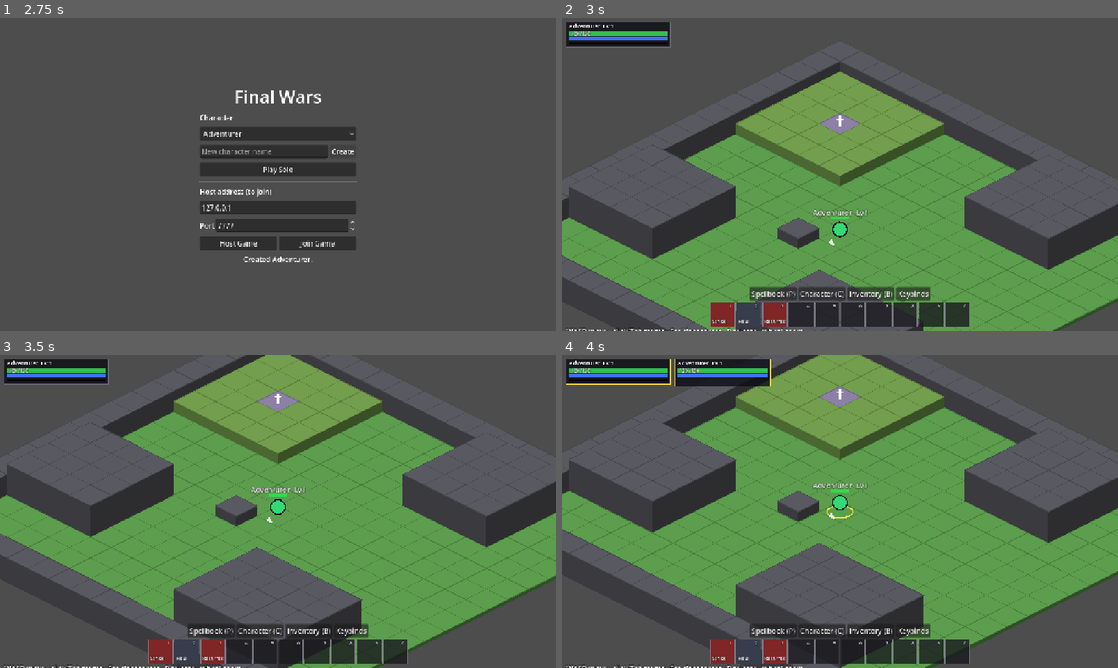
Above: before the commit, frames 1-4 (two rows, left to right).
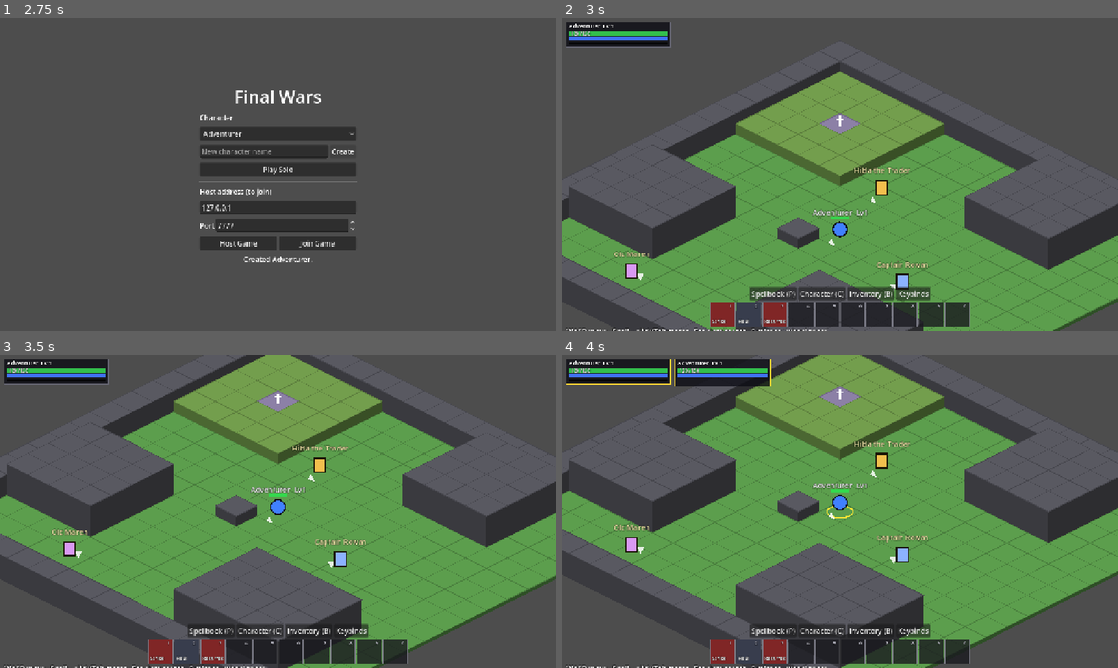
Above: after the commit, the same moments.

Repository: victorduvergermacarons-lang/Final-Wars
Game: Godot game, scene res://scenes/main.tscn
The game is run twice, just before and just after one commit, with the same random seed, the same clock (stepped at 60 frames per second) and the same inputs.
Inputs (mouse positions are in pixels of both pictures, inside the frame that each line leads up to):
- Up to frame 1 (2.75 s): click (266, 149) at 0.52 s; type "Alex" at 0.6 s; click "Create" at 1.25 s; click "Create" at 2 s
- Up to frame 2 (3 s): click "Play Solo" at 2.75 s
- Up to frame 3 (3.5 s): no input
- Up to frame 4 (4 s): tap Enter at 3.5 s; drag from (617, 370) to (895, 442) at 3.52 s

Frame 1 is identical in both runs. In frame 2, 1.0% of the frame differs, in the area x 9-66%, y 47-100%; in frame 3, 1.0%, in the area x 9-66%, y 28-100%; in frame 4, 1.0%.

Commit message:
M2 step 8: town NPCs, talking and the dialogue box
- NpcDef/NpcSpawn content; Npc actors on a new NEUTRAL team: never
  hostile, not anyone's ally (can't be struck, healed or resurrected),
  solid, ignored by enemy AI; replicated in snapshots
- Talk intent (host checks you're within 2 tiles) -> dialogue event
- Client: E talks to the NPC in front of you or the nearest in reach,
  right-click an NPC to talk; NPCs drawn as named colored figures with an
  overhead marker slot (filled by quests later); dialogue box with the
  NPC's greeting and options, closing on Goodbye, Esc or walking away
- Millbrook townsfolk: Hilda the Trader, Captain Rowan, Old Maren
- Tests (259 passing); 4-player network check passes; README; CLAUDE.md
  decision order fixed

Co-Authored-By: Claude Opus 5.5 <noreply@anthropic.com>
Claude-Session: https://claude.ai/code/session_01NkxcXD4xqQYvGrzBVzDJEX

Diff:
--- a/autoload/content_db.gd
+++ b/autoload/content_db.gd
@@ -10,6 +10,7 @@
 	"heroes": "res://content/heroes",
 	"zones": "res://content/zones",
 	"buffs": "res://content/buffs",
+	"npcs": "res://content/npcs",
 }
 
 var rules: CombatRules
@@ -19,6 +20,7 @@
 var heroes := {} # id -> HeroDef
 var zones := {} # id -> ZoneDef
 var buffs := {} # id -> BuffDef
+var npcs := {} # id -> NpcDef
 
 
 func _init() -> void:
@@ -33,6 +35,7 @@
 	heroes = _load_dir(DIRS.heroes)
 	zones = _load_dir(DIRS.zones)
 	buffs = _load_dir(DIRS.buffs)
+	npcs = _load_dir(DIRS.npcs)
 
 
 ## Every problem found in the loaded content; empty when all is valid.
--- /dev/null
+++ b/content/npcs/hilda.tres
@@ -0,0 +1,10 @@
+[gd_resource type="Resource" script_class="NpcDef" format=3]
+
+[ext_resource type="Script" path="res://data/defs/npc_def.gd" id="1_s7o53"]
+
+[resource]
+script = ExtResource("1_s7o53")
+id = &"hilda"
+display_name = "Hilda the Trader"
+greeting = "Welcome to Millbrook, traveler! I buy what you find out there and sell what you'll need to stay alive."
+color = Color(0.95, 0.75, 0.3, 1)
--- /dev/null
+++ b/content/npcs/maren.tres
@@ -0,0 +1,10 @@
+[gd_resource type="Resource" script_class="NpcDef" format=3]
+
+[ext_resource type="Script" path="res://data/defs/npc_def.gd" id="1_fkq63"]
+
+[resource]
+script = ExtResource("1_fkq63")
+id = &"maren"
+display_name = "Old Maren"
+greeting = "Mind the old graveyard, child. The dead rest easy here — it's the living out east who worry me."
+color = Color(0.85, 0.6, 0.95, 1)
--- /dev/null
+++ b/content/npcs/rowan.tres
@@ -0,0 +1,10 @@
+[gd_resource type="Resource" script_class="NpcDef" format=3]
+
+[ext_resource type="Script" path="res://data/defs/npc_def.gd" id="1_c5qbx"]
+
+[resource]
+script = ExtResource("1_c5qbx")
+id = &"rowan"
+display_name = "Captain Rowan"
+greeting = "The wolves of Greenfields grow bolder every week. If you can swing a blade, the town could use you."
+color = Color(0.55, 0.7, 1, 1)
--- a/content/zones/town.tres
+++ b/content/zones/town.tres
@@ -2,7 +2,11 @@
 
 [ext_resource type="Script" path="res://data/defs/enemy_spawn.gd" id="1_2fnh5"]
 [ext_resource type="Script" path="res://data/defs/zone_exit.gd" id="2_y0t6g"]
+[ext_resource type="Script" path="res://data/defs/npc_spawn.gd" id="3_tkbid"]
 [ext_resource type="Script" path="res://data/defs/zone_def.gd" id="3_wnr1j"]
+[ext_resource type="Resource" path="res://content/npcs/hilda.tres" id="4_vw8t0"]
+[ext_resource type="Resource" path="res://content/npcs/rowan.tres" id="5_doncu"]
+[ext_resource type="Resource" path="res://content/npcs/maren.tres" id="6_r84m8"]
 
 [sub_resource type="Resource" id="Resource_pbduo"]
 script = ExtResource("2_y0t6g")
@@ -22,6 +26,23 @@
 to_zone = &"greenfields"
 to_tile = Vector2i(1, 26)
 
+[sub_resource type="Resource" id="Resource_s6khj"]
+script = ExtResource("3_tkbid")
+npc = ExtResource("4_vw8t0")
+tile = Vector2i(7, 5)
+
+[sub_resource type="Resource" id="Resource_jwu2k"]
+script = ExtResource("3_tkbid")
+npc = ExtResource("5_doncu")
+tile = Vector2i(12, 9)
+facing = Vector2i(-1, 0)
+
+[sub_resource type="Resource" id="Resource_jijvu"]
+script = ExtResource("3_tkbid")
+npc = ExtResource("6_r84m8")
+tile = Vector2i(5, 15)
+facing = Vector2i(0, -1)
+
 [resource]
 script = ExtResource("3_wnr1j")
 id = &"town"
@@ -31,3 +52,4 @@
 graveyards = Array[Vector2i]([Vector2i(3, 3)])
 hero_spawns = Array[Vector2i]([Vector2i(8, 8), Vector2i(9, 8), Vector2i(8, 10), Vector2i(9, 10)])
 exits = Array[ExtResource("2_y0t6g")]([SubResource("Resource_pbduo"), SubResource("Resource_tkbid"), SubResource("Resource_vw8t0")])
+npcs = Array[ExtResource("3_tkbid")]([SubResource("Resource_s6khj"), SubResource("Resource_jwu2k"), SubResource("Resource_jijvu")])
--- /dev/null
+++ b/data/defs/npc_def.gd
@@ -0,0 +1,10 @@
+class_name NpcDef
+extends Resource
+## A friendly townsperson. Vendors and quest givers get their extra roles from
+## other definitions (vendor stock, quests) that point back at the NPC's id.
+
+@export var id: StringName = &""
+@export var display_name: String = ""
+## What the NPC says when you talk to them.
+@export_multiline var greeting: String = ""
+@export var color: Color = Color(0.95, 0.8, 0.3)
--- /dev/null
+++ b/data/defs/npc_spawn.gd
@@ -0,0 +1,7 @@
+class_name NpcSpawn
+extends Resource
+## Places an NPC in a zone.
+
+@export var npc: NpcDef
+@export var tile: Vector2i = Vector2i.ZERO
+@export var facing: Vector2i = Vector2i.DOWN
--- a/data/defs/zone_def.gd
+++ b/data/defs/zone_def.gd
@@ -16,6 +16,7 @@
 @export var hero_spawns: Array[Vector2i] = []
 @export var enemy_spawns: Array[EnemySpawn] = []
 @export var exits: Array[ZoneExit] = []
+@export var npcs: Array[NpcSpawn] = []
 
 const HEIGHT_CHARS := "0123456789abcdefghijklmnopqrstuvwxyz"
 
@@ -53,6 +54,9 @@
 	for p in graveyards + hero_spawns:
 		if p.x < 0 or p.y < 0 or p.x >= w or p.y >= height_rows.size():
 			errors.append("%s: point %s out of bounds" % [id, p])
+	for n in npcs:
+		if n == null or n.npc == null:
+			errors.append("%s: NPC spawn without an NPC" % id)
 	for e in exits:
 		if e == null or e.to_zone == &"":
 			errors.append("%s: exit without a destination" % id)
--- a/input/client_state.gd
+++ b/input/client_state.gd
@@ -4,6 +4,8 @@
 
 var target_id: int = -1
 var action_bar := ActionBarModel.new()
+## Overhead marker per NPC def id ("!" quest available, "?" turn-in ready). Set by the quest UI.
+var npc_markers := {}
 ## Short-lived error shown mid-screen ("Out of range"), with the time it appeared.
 var error_text := ""
 var error_at := -100.0
--- a/input/input_actions.gd
+++ b/input/input_actions.gd
@@ -22,6 +22,7 @@
 	&"toggle_spellbook": [KEY_P],
 	&"toggle_character": [KEY_C],
 	&"toggle_inventory": [KEY_B],
+	&"interact": [KEY_E],
 }
 
 
--- a/input/player_input.gd
+++ b/input/player_input.gd
@@ -94,6 +94,12 @@
 		client.target_id = -1
 	elif event.is_action_pressed(&"release"):
 		session.send_intent({"type": "release"})
+	elif event.is_action_pressed(&"interact"):
+		talk_to_nearest()
+	elif event is InputEventMouseButton and event.pressed and event.button_index == MOUSE_BUTTON_RIGHT:
+		var picked: Actor = view.actor_at(view.get_global_mouse_position())
+		if picked is Npc:
+			session.send_intent({"type": "talk", "npc": picked.id})
 	else:
 		for i in ActionBarModel.SLOT_COUNT:
 			if event.is_action_pressed(InputActions.slot_action(i), false, true):
@@ -126,6 +132,29 @@
 	session.send_intent({"type": "cast", "ability": ability.id, "target": picked.target})
 
 
+## E: talk to the NPC in front of you, or the nearest one within reach.
+func talk_to_nearest() -> void:
+	var hero: Hero = session.local_hero()
+	if hero == null:
+		return
+	var best: Actor = null
+	for a in session.actors():
+		if not (a is Npc):
+			continue
+		var d := GridModel.distance(hero.tile(), a.tile())
+		if d > WorldSim.TALK_RANGE:
+			continue
+		if a.tile() == hero.front_tile():
+			best = a
+			break
+		if best == null or d < GridModel.distance(hero.tile(), best.tile()):
+			best = a
+	if best == null:
+		client.error("There's no one to talk to here")
+		return
+	session.send_intent({"type": "talk", "npc": best.id})
+
+
 func _target_next_enemy() -> void:
 	var hero: Hero = session.local_hero()
 	var candidates: Array = []
--- a/input/targeting.gd
+++ b/input/targeting.gd
@@ -16,10 +16,10 @@
 				return {"target": -1, "error": "No enemy targeted"}
 			return {"target": target.id, "error": ""}
 		AbilityDef.TargetType.ALLY:
-			var friendly := target != null and not hero.is_hostile_to(target) and target.alive
+			var friendly := target != null and hero.is_ally_of(target) and target.alive
 			return {"target": target.id if friendly else hero.id, "error": ""}
 		AbilityDef.TargetType.DEAD_ALLY:
-			if target == null or hero.is_hostile_to(target) or target.alive:
+			if target == null or not hero.is_ally_of(target) or target.alive:
 				return {"target": -1, "error": "Target a fallen ally"}
 			return {"target": target.id, "error": ""}
 	return {"target": -1, "error": "Invalid target"}
--- a/net/client_world.gd
+++ b/net/client_world.gd
@@ -129,6 +129,9 @@
 func _create(d: Dictionary) -> Actor:
 	if d.kind == Snapshot.KIND_HERO:
 		return Hero.new(d.id)
+	if d.kind == Snapshot.KIND_NPC:
+		var npc_def: NpcDef = content.npcs.get(StringName(d.def))
+		return Npc.new(d.id, npc_def) if npc_def != null else null
 	var def: EnemyDef = content.enemies.get(StringName(d.def))
 	if def == null:
 		push_warning("Unknown enemy type %s" % d.def)
--- a/net/intents.gd
+++ b/net/intents.gd
@@ -35,6 +35,9 @@
 			out.target = raw.get("target", -1)
 		"release":
 			pass
+		"talk":
+			if not _ints(raw, out, ["npc"]):
+				return {}
 		"equip":
 			if not _ints(raw, out, ["bag_index"], ["slot"]):
 				return {}
--- a/net/snapshot.gd
+++ b/net/snapshot.gd
@@ -7,6 +7,7 @@
 
 const KIND_HERO := 0
 const KIND_ENEMY := 1
+const KIND_NPC := 2
 
 
 static func capture(world: WorldSim, viewer_id: int) -> Dictionary:
@@ -41,6 +42,11 @@
 		d.state = int(enemy.state)
 		d.spawn = enemy.spawn_tile
 		actors.append(d)
+	for npc in world.npcs():
+		var d := _actor(npc)
+		d.kind = KIND_NPC
+		d.def = npc.def.id
+		actors.append(d)
 	var projectiles: Array = world.projectiles().map(func(p): return p.to_dict())
 	return {"tick": world.tick_count, "now": world.now, "zone": world.zone.id, "actors": actors,
 			"projectiles": projectiles}
--- a/sim/combat/ability_resolver.gd
+++ b/sim/combat/ability_resolver.gd
@@ -110,9 +110,9 @@
 		AbilityDef.TargetType.ENEMY:
 			return target.alive and caster.is_hostile_to(target) and not target.evading
 		AbilityDef.TargetType.ALLY:
-			return target.alive and not caster.is_hostile_to(target)
+			return target.alive and caster.is_ally_of(target)
 		AbilityDef.TargetType.DEAD_ALLY:
-			return not target.alive and not caster.is_hostile_to(target)
+			return not target.alive and caster.is_ally_of(target)
 	return false
 
 
--- a/sim/combat/ability_shapes.gd
+++ b/sim/combat/ability_shapes.gd
@@ -11,7 +11,7 @@
 	if ability.target == AbilityDef.TargetType.ENEMY:
 		return caster.is_hostile_to(actor) and not actor.evading
 	if ability.target == AbilityDef.TargetType.ALLY:
-		return not caster.is_hostile_to(actor)
+		return caster.is_ally_of(actor)
 	return false
 
 
--- a/sim/entities/actor.gd
+++ b/sim/entities/actor.gd
@@ -7,6 +7,7 @@
 enum Team {
 	HEROES,
 	ENEMIES,
+	NEUTRAL, ## NPCs: nobody's friend or foe.
 }
 
 var id: int = 0
@@ -73,7 +74,12 @@
 
 
 func is_hostile_to(other: Actor) -> bool:
-	return team != other.team
+	return team != other.team and team != Team.NEUTRAL and other.team != Team.NEUTRAL
+
+
+## Same side (heroes with heroes, enemies with enemies); neutral is no one's ally.
+func is_ally_of(other: Actor) -> bool:
+	return team == other.team and team != Team.NEUTRAL
 
 
 func die() -> void:
--- /dev/null
+++ b/sim/entities/npc.gd
@@ -0,0 +1,12 @@
+class_name Npc
+extends Actor
+## A neutral townsperson: never hostile, can't be attacked or healed, stands still.
+
+var def: NpcDef
+
+
+func _init(p_id: int = 0, p_def: NpcDef = null, tile: Vector2i = Vector2i.ZERO) -> void:
+	def = p_def if p_def != null else NpcDef.new()
+	super(p_id, Team.NEUTRAL, StatBlock.make({Stat.Id.HP: 1}))
+	display_name = def.display_name
+	move.place(tile)
--- a/sim/world_sim.gd
+++ b/sim/world_sim.gd
@@ -7,6 +7,7 @@
 ##   {"type": "face", "dir": Vector2i}        (turn in place; free)
 ##   {"type": "cast", "ability": StringName, "target": int}   (target -1 = none/self)
 ##   {"type": "release"}
+##   {"type": "talk", "npc": int}            (within TALK_RANGE tiles)
 ##   {"type": "equip", "bag_index": int, "slot": EquipSlot.Id (optional)}
 ##   {"type": "unequip", "slot": EquipSlot.Id}   (into the bag)
 ##   {"type": "move_item", "from": int, "to": int}   (bag slots: swap or merge)
@@ -26,6 +27,7 @@
 var ids: IdSource
 var _heroes := {} # id -> Hero
 var _enemies := {} # id -> Enemy
+var _npcs := {} # id -> Npc
 var _intents: Array = [] # [hero_id, intent]
 ## One-time world events that have happened (e.g. a quest that changes the world).
 ## Saved by the host. Keys are event ids, values are true or small plain data.
@@ -50,6 +52,11 @@
 	ctx = CombatContext.new(grid, rules, rng)
 	for spawn in zone.enemy_spawns:
 		add_enemy(spawn.enemy, spawn.tile)
+	for spawn in zone.npcs:
+		var npc := Npc.new(_take_id(), spawn.npc, spawn.tile)
+		npc.face(spawn.facing)
+		_npcs[npc.id] = npc
+		ctx.add_actor(npc)
 
 
 # --- Actors -----------------------------------------------------------------
@@ -128,6 +135,13 @@
 	var out: Array[Hero] = []
 	for id in _sorted(_heroes):
 		out.append(_heroes[id])
+	return out
+
+
+func npcs() -> Array[Npc]:
+	var out: Array[Npc] = []
+	for id in _sorted(_npcs):
+		out.append(_npcs[id])
 	return out
 
 
@@ -341,6 +355,8 @@
 			reason = _intent_cast(hero, intent.get("ability", &""), intent.get("target", -1))
 		"release":
 			reason = _intent_release(hero)
+		"talk":
+			reason = _intent_talk(hero, intent.get("npc", -1))
 		"equip":
 			reason = _intent_equip(hero, intent.get("bag_index", -1), intent.get("slot", -1))
 		"unequip":
@@ -402,6 +418,21 @@
 	return ""
 
 
+const TALK_RANGE := 2
+
+
+func _intent_talk(hero: Hero, npc_id: int) -> String:
+	if not hero.alive:
+		return "dead"
+	var npc: Npc = _npcs.get(npc_id)
+	if npc == null:
+		return "no_npc"
+	if GridModel.distance(hero.tile(), npc.tile()) > TALK_RANGE:
+		return "too_far"
+	emit({"type": "dialogue", "target": hero.id, "npc": npc.id, "def": npc.def.id})
+	return ""
+
+
 func _intent_release(hero: Hero) -> String:
 	if hero.alive:
 		return "not_dead"
--- a/tests/integration/test_game_smoke.gd
+++ b/tests/integration/test_game_smoke.gd
@@ -76,6 +76,18 @@
 	SettingsStore.load_action_bar(reloaded, SETTINGS)
 	assert_eq(reloaded.slots, game.client.action_bar.slots)
 
+	# Talking to Hilda opens the dialogue box; walking away closes it.
+	hero.move.place(Vector2i(7, 7))
+	hero.face(Vector2i.UP)
+	input.talk_to_nearest()
+	await wait_physics_frames(6)
+	await wait_process_frames(1)
+	assert_true(hud.dialogue.visible, "dialogue opened")
+	assert_eq(hud.dialogue.current_npc().def.id, &"hilda")
+	hero.move.place(Vector2i(14, 16))
+	await wait_process_frames(2)
+	assert_false(hud.dialogue.visible, "closed after walking away")
+
 	# Leaving town through the east exit switches the map.
 	var old_view := game.get_node("WorldView")
 	hero.move.place(Vector2i(16, 9))
--- /dev/null
+++ b/tests/unit/test_npcs.gd
@@ -0,0 +1,85 @@
+extends GutTest
+## Town NPCs: neutral, solid, talkable within range.
+
+const ContentDBScript := preload("res://autoload/content_db.gd")
+
+var db
+var world: World
+var hero: Hero
+var town: WorldSim
+
+
+func before_all() -> void:
+	db = ContentDBScript.new()
+
+
+func after_all() -> void:
+	db.free()
+
+
+func before_each() -> void:
+	world = World.new(db.zones.values(), db.rules, 1, &"town")
+	hero = world.add_saved_hero(CharacterData.new_character("Zed", db.heroes[&"adventurer"]), db)
+	town = world.zone(&"town")
+
+
+func _npc(id: StringName) -> Npc:
+	for n in town.npcs():
+		if n.def.id == id:
+			return n
+	return null
+
+
+func test_town_has_a_vendor_and_two_quest_givers() -> void:
+	assert_eq(town.npcs().size(), 3)
+	assert_not_null(_npc(&"hilda"))
+	assert_not_null(_npc(&"rowan"))
+	assert_not_null(_npc(&"maren"))
+
+
+func test_npcs_are_neutral_and_solid() -> void:
+	var rowan := _npc(&"rowan")
+	assert_false(hero.is_hostile_to(rowan))
+	assert_false(hero.is_ally_of(rowan))
+	assert_true(town.is_occupied(rowan.tile()))
+
+
+func test_npcs_cant_be_healed_or_struck() -> void:
+	var rowan := _npc(&"rowan")
+	hero.move.place(rowan.tile() + Vector2i.RIGHT)
+	hero.face(Vector2i.LEFT)
+	var heal: AbilityDef = db.abilities[&"heal"]
+	assert_eq(AbilityResolver.validate(town.ctx, hero, heal, rowan), AbilityResolver.Result.INVALID_TARGET)
+	assert_null(AbilityShapes.front_victim(town.ctx, hero, db.abilities[&"strike"]), "strike ignores NPCs")
+	assert_eq(Targeting.pick(hero, heal, rowan).target, hero.id, "heal falls back to self")
+
+
+func test_talking_needs_to_be_close() -> void:
+	var hilda := _npc(&"hilda")
+	world.submit(hero.id, {"type": "talk", "npc": hilda.id})
+	var events := world.step()
+	assert_true(events.any(func(e): return e.type == "rejected" and e.reason == "too_far"))
+	hero.move.place(hilda.tile() + Vector2i(0, 2))
+	world.submit(hero.id, {"type": "talk", "npc": hilda.id})
+	events = world.step()
+	var talk := events.filter(func(e): return e.type == "dialogue")
+	assert_eq(talk.size(), 1)
+	assert_eq(talk[0].def, &"hilda")
+
+
+func test_npcs_are_in_snapshots_and_rebuilt_on_clients() -> void:
+	var mirror := ClientWorld.new(town.zone, db.rules, db)
+	mirror.local_hero_id = hero.id
+	mirror.apply_snapshot(Snapshot.capture(town, hero.id))
+	var npcs := mirror.actors().filter(func(a): return a is Npc)
+	assert_eq(npcs.size(), 3)
+	assert_eq(npcs.map(func(n): return n.def.id).has(&"maren"), true)
+
+
+func test_enemies_ignore_npcs() -> void:
+	var gf := world.zone(&"greenfields")
+	var wolf: Enemy = gf.enemies()[0]
+	var npc := Npc.new(999, db.npcs[&"maren"], wolf.tile() + Vector2i.LEFT)
+	gf.ctx.add_actor(npc)
+	gf.advance(1.0)
+	assert_eq(wolf.state, Enemy.State.IDLE, "an NPC next to a wolf doesn't aggro it")
--- a/tests/unit/test_world_zones.gd
+++ b/tests/unit/test_world_zones.gd
@@ -86,7 +86,9 @@
 func test_snapshot_only_contains_the_viewers_zone() -> void:
 	var snap := Snapshot.capture(world.zone_of(hero.id), hero.id)
 	assert_eq(snap.zone, &"town")
-	assert_eq(snap.actors.size(), 1, "no wolves from Greenfields in the town snapshot")
+	assert_eq(snap.actors.filter(func(d): return d.kind == Snapshot.KIND_ENEMY).size(), 0,
+			"no wolves from Greenfields in the town snapshot")
+	assert_eq(snap.actors.filter(func(d): return d.kind == Snapshot.KIND_HERO).size(), 1)
 
 
 func test_release_uses_a_graveyard_in_the_same_zone() -> void:
--- /dev/null
+++ b/ui/hud/dialogue_box.gd
@@ -0,0 +1,91 @@
+class_name DialogueBox
+extends PanelContainer
+## The NPC conversation window. Opens on a "dialogue" event for the local hero;
+## closes on Goodbye, Esc, or walking away. Other systems (vendor, quests) add
+## their own buttons through add_option().
+
+signal opened(npc: Npc)
+signal closed
+
+const CLOSE_DISTANCE := 3
+
+var hud: Hud
+var npc_id := -1
+var _title: Label
+var _text: RichTextLabel
+var _options: VBoxContainer
+
+
+func _init(p_hud: Hud) -> void:
+	hud = p_hud
+	custom_minimum_size = Vector2(440, 0)
+	var box := VBoxContainer.new()
+	add_child(box)
+	_title = Label.new()
+	_title.add_theme_font_size_override("font_size", 18)
+	_title.add_theme_color_override("font_color", Color(1, 0.9, 0.6))
+	box.add_child(_title)
+	_text = RichTextLabel.new()
+	_text.bbcode_enabled = true
+	_text.fit_content = true
+	_text.custom_minimum_size = Vector2(420, 0)
+	box.add_child(_text)
+	_options = VBoxContainer.new()
+	box.add_child(_options)
+	visible = false
+
+
+func open(npc: Npc) -> void:
+	npc_id = npc.id
+	_title.text = npc.display_name
+	set_text(npc.def.greeting)
+	clear_options()
+	visible = true
+	opened.emit(npc)
+	add_option("Goodbye", close)
+
+
+func set_text(bbcode: String) -> void:
+	_text.text = bbcode
+
+
+func clear_options() -> void:
+	for c in _options.get_children():
+		c.queue_free()
+
+
+func add_option(label: String, on_press: Callable) -> Button:
+	var b := Button.new()
+	b.text = label
+	b.alignment = HORIZONTAL_ALIGNMENT_LEFT
+	b.focus_mode = Control.FOCUS_NONE
+	b.pressed.connect(on_press)
+	_options.add_child(b)
+	return b
+
+
+func close() -> void:
+	if visible:
+		visible = false
+		npc_id = -1
+		closed.emit()
+
+
+func current_npc() -> Npc:
+	return hud.session.get_actor(npc_id) as Npc if npc_id >= 0 else null
+
+
+func _process(_delta: float) -> void:
+	if not visible:
+		return
+	var hero: Hero = hud.session.local_hero()
+	var npc := current_npc()
+	if hero == null or npc == null or not hero.alive \
+			or GridModel.distance(hero.tile(), npc.tile()) > CLOSE_DISTANCE:
+		close()
+
+
+func _unhandled_input(event: InputEvent) -> void:
+	if visible and event.is_action_pressed(&"target_clear"):
+		close()
+		get_viewport().set_input_as_handled()
--- a/ui/hud/hud.gd
+++ b/ui/hud/hud.gd
@@ -17,6 +17,8 @@
 	"caster_dead": "You are dead",
 	"bag_full": "Your bag is full",
 	"cannot_equip": "You can't equip that there",
+	"too_far": "You're too far away",
+	"no_npc": "There's no one to talk to here",
 }
 
 var session
@@ -31,6 +33,7 @@
 var _party: VBoxContainer
 var _party_frames := {} # hero id -> UnitFrame
 var inventory_window: InventoryWindow
+var dialogue: DialogueBox
 var _spellbook: SpellbookPanel
 var _character: CharacterSheet
 var _death: PanelContainer
@@ -121,6 +124,12 @@
 	death_box.add_child(wait_label)
 	_death.visible = false
 	_root.add_child(_death)
+	dialogue = DialogueBox.new(self)
+	dialogue.set_anchors_preset(Control.PRESET_CENTER_BOTTOM)
+	dialogue.grow_horizontal = Control.GROW_DIRECTION_BOTH
+	dialogue.grow_vertical = Control.GROW_DIRECTION_BEGIN
+	dialogue.position.y -= 130
+	_root.add_child(dialogue)
 	_error = Label.new()
 	_error.set_anchors_preset(Control.PRESET_CENTER_TOP)
 	_error.position.y = 140
@@ -160,7 +169,7 @@
 	var lines: PackedStringArray = client.messages.duplicate()
 	if bind_mode:
 		lines.append("KEYBIND MODE: hover a slot and press a key. Esc or the Keybinds button to finish.")
-	lines.append("WASD move · click/Tab target · Esc clear target · R release · wheel zoom")
+	lines.append("WASD move · E talk · click/Tab target · Esc clear target · R release · wheel zoom")
 	_log.text = "\n".join(lines)
 
 
@@ -240,6 +249,10 @@
 				client.say("You return at the graveyard.")
 			"resurrect":
 				client.say("You have been resurrected.")
+			"dialogue":
+				var npc: Actor = session.get_actor(e.npc)
+				if npc is Npc:
+					dialogue.open(npc)
 
 
 func _small_button(text: String, on_press: Callable) -> Button:
--- a/view/world_view.gd
+++ b/view/world_view.gd
@@ -158,6 +158,15 @@
 			var outline := Color(1, 0.25, 0.2) if a.in_combat(now) else Color(0.05, 0.05, 0.1)
 			draw_arc(body, 11, 0, TAU, 24, outline, 2.0)
 		_draw_label(body + Vector2(0, -22), "%s  Lv%d" % [a.display_name, (a as Hero).level], Color.WHITE)
+	elif a is Npc:
+		var npc := a as Npc
+		draw_rect(Rect2(body - Vector2(9, 11), Vector2(18, 22)), npc.def.color)
+		draw_rect(Rect2(body - Vector2(9, 11), Vector2(18, 22)), Color(0.1, 0.08, 0.02), false, 2.0)
+		_draw_label(body + Vector2(0, -22), npc.display_name, Color(1, 0.95, 0.7))
+		var marker: String = client.npc_markers.get(npc.def.id, "") if client != null else ""
+		if marker != "":
+			_draw_label(body + Vector2(0, -38), marker, Color(1, 0.85, 0.1))
+		return
 	else:
 		if not a.alive:
 			return
Not shown, added: data/defs/npc_def.gd.uid
Not shown, added: data/defs/npc_spawn.gd.uid
Not shown, added: sim/entities/npc.gd.uid
Not shown, added: tests/unit/test_npcs.gd.uid
Not shown, added: ui/hud/dialogue_box.gd.uid
Not shown, changed: CLAUDE.md
